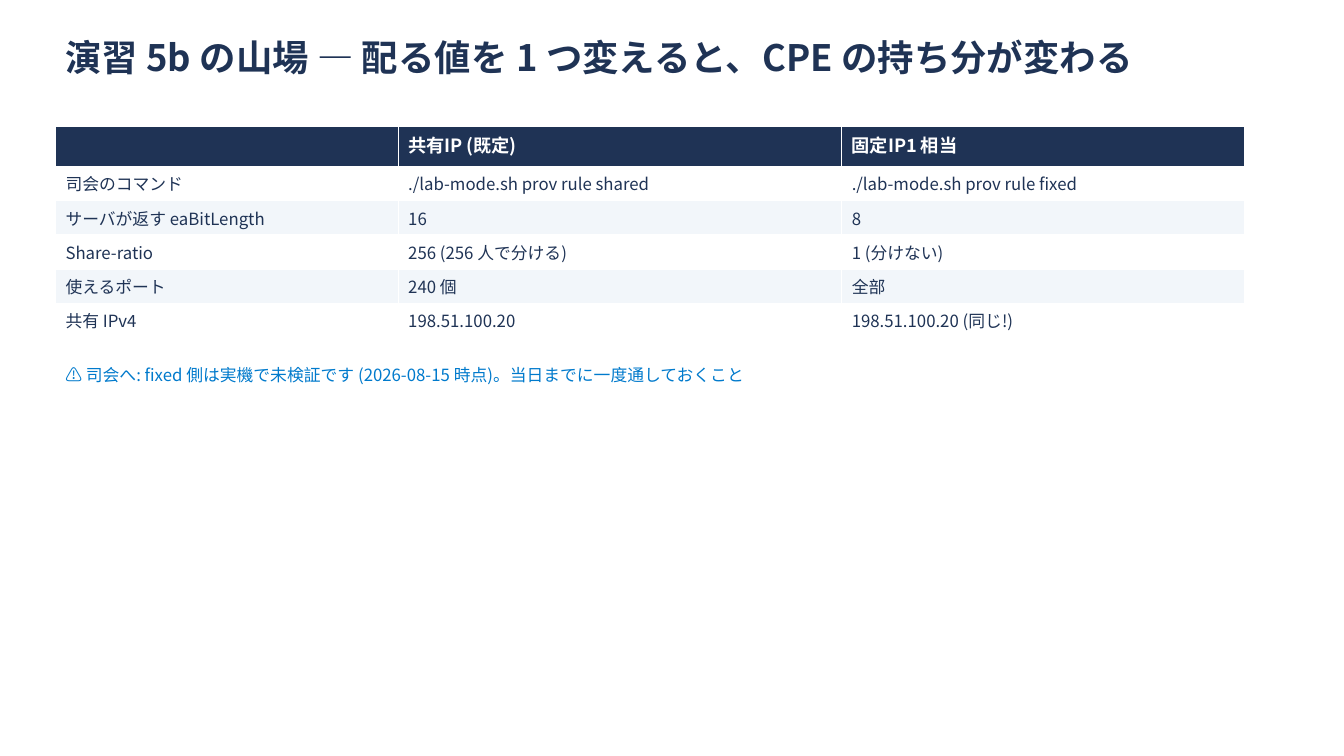
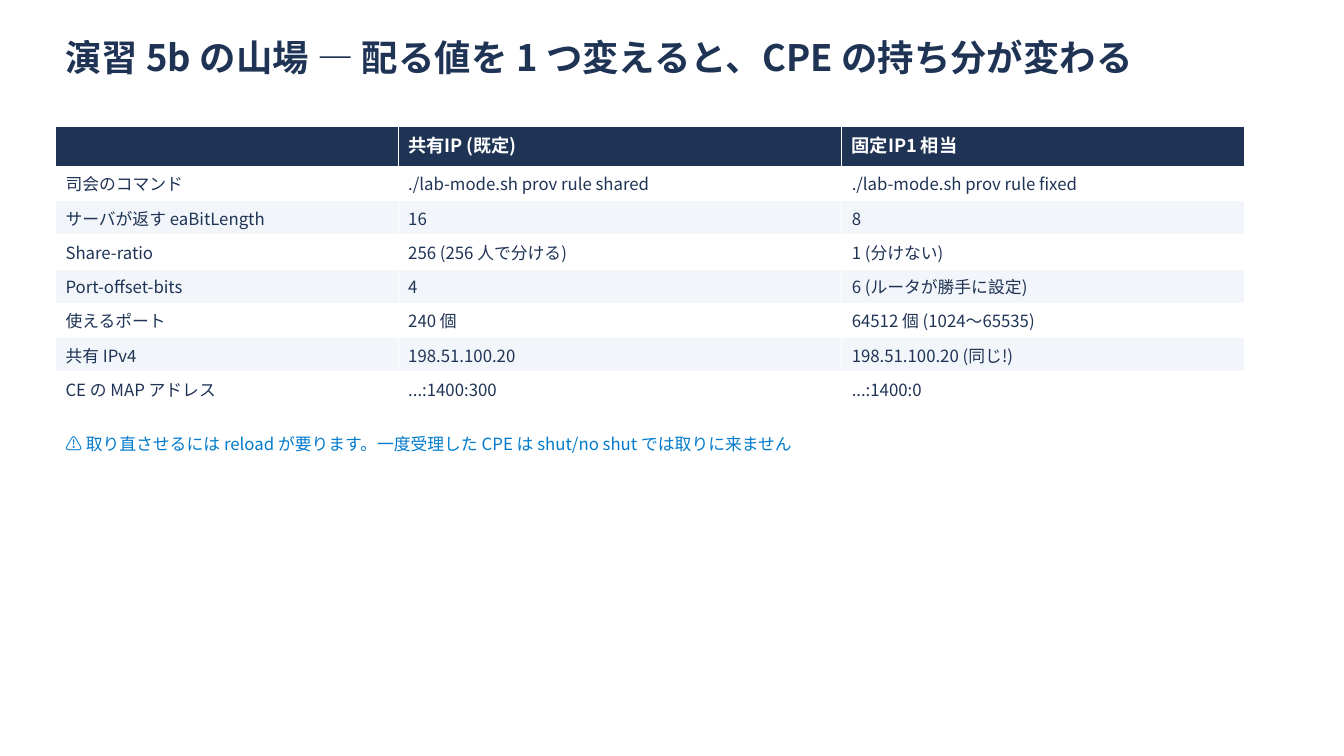
Before and after one commit to ginchankawaii/claude-code-book-template, a slide deck: slide 22 of docs/ipoe-lab/slides/handson.pptx. Drawn at 1344x756 pixels with LibreOffice and Linux fonts; fonts in the diff are those of the drawing. Boxes give left, top, right and bottom in pixels: in the first picture for what was removed or moved away, otherwise in the second. Text is boxed around its words. In the diff, an @@ line names an element or a change of style, - is before the commit and + after.

```diff
--- a/docs/ipoe-lab/slides/handson.pptx
+++ b/docs/ipoe-lab/slides/handson.pptx
@@ table at (x1=55, y1=126, x2=1245, y2=401) @@
-row 5: 使えるポート | 240 個 | 全部
+row 5: Port-offset-bits | 4 | 6 (ルータが勝手に設定)
+row 6: 使えるポート | 240 個 | 64512 個 (1024〜65535)
+row 8: CE の MAP アドレス | ...:1400:300 | ...:1400:0
@@ text at (x1=86, y1=436, x2=792, y2=453): text changed @@
-⚠ 司会へ: fixed 側は実機で未検証です (2026-08-15 時点)。当日までに一度通しておくこと
+⚠ 取り直させるには reload が要ります。一度受理した CPE は shut/no shut では取りに来ません
```
Also in this commit, not shown: 7 other files.
